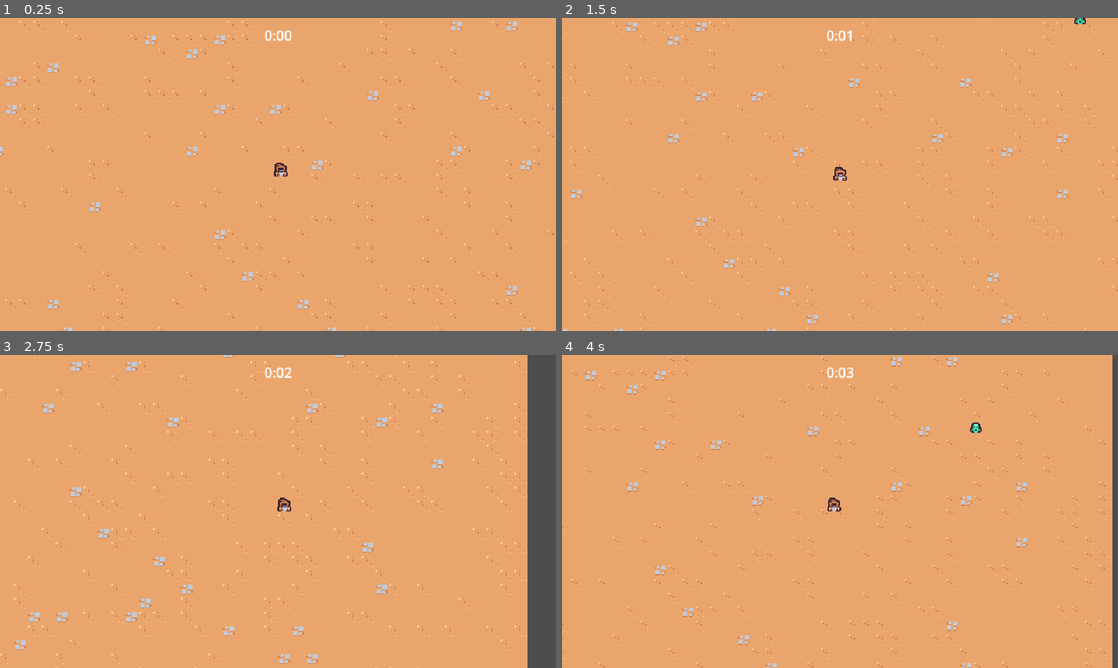
Above: before the commit, frames 1-4 (two rows, left to right).
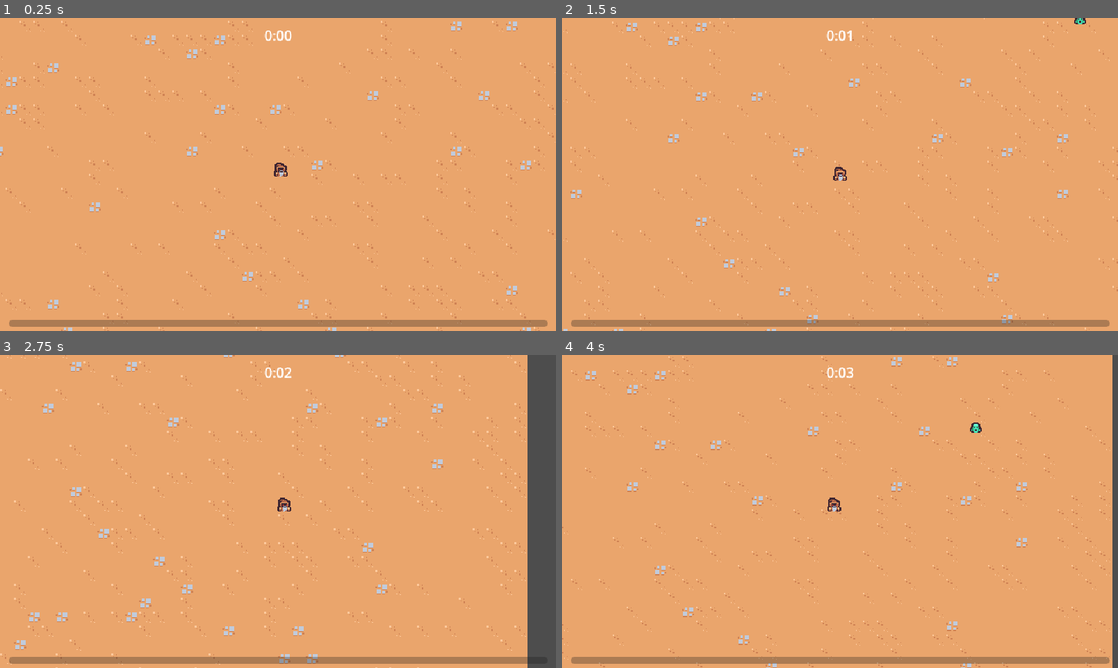
Above: after the commit, the same moments.

Repository: pH0ffmann/2DSurvivorsGame
Game: Godot game, scene res://scenes/main/main.tscn
Same seed, same stepped clock (60 frames per second), same inputs: the game is played once before the commit and once after it.
Inputs:
- Up to frame 1 (0.25 s): no input
- Up to frame 2 (1.5 s): hold D (move_right) 0.53-1.28 s; hold S (move_down) from 1.28 s (still down)
- Up to frame 3 (2.75 s): release S (move_down) at 2.03 s; hold D (move_right) from 2.03 s (still down)
- Up to frame 4 (4 s): release D (move_right) at 2.78 s; hold W (move_up) 2.78-3.53 s; hold A (move_left) from 3.53 s (still down)

The runs differ from the first frame. In frame 1, 2.1% of the frame differs, in the area x 1-99%, y 96-99%; in frame 2, 2.1%; in frame 3, 2.1%; in frame 4, 2.1%.

Commit message:
Experience bar

Diff:
--- a/project.godot
+++ b/project.godot
@@ -27,6 +27,7 @@
 
 window/size/viewport_width=640
 window/size/viewport_height=360
+window/size/mode=3
 window/size/window_width_override=1920
 window/size/window_height_override=1080
 window/stretch/mode="viewport"
--- a/scenes/game_object/experience_vial/experience_vial.gd
+++ b/scenes/game_object/experience_vial/experience_vial.gd
@@ -1,5 +1,4 @@
 extends Node2D
-
 
 
 func _ready():
--- a/scenes/main/main.tscn
+++ b/scenes/main/main.tscn
@@ -6,12 +6,16 @@
 [ext_resource type="PackedScene" uid="uid://sm7u12lppuk8" path="res://scenes/manager/enemy_manager.tscn" id="1_v2885"]
 [ext_resource type="PackedScene" uid="uid://biqn8ckw25xr2" path="res://scenes/manager/experience_manager.tscn" id="2_lux0h"]
 [ext_resource type="PackedScene" uid="uid://bektrx8ggnlot" path="res://scenes/manager/arena_time_manager.tscn" id="2_m6ust"]
+[ext_resource type="PackedScene" uid="uid://0fwmlrl4jvv7" path="res://scenes/ui/experience_bar.tscn" id="2_v02vu"]
 [ext_resource type="PackedScene" uid="uid://b06q8ag88rw65" path="res://scenes/game_object/game_camera/game_camera.tscn" id="3_u6yjy"]
 
 [node name="Main" type="Node"]
 
 [node name="ArenaTimerUI" parent="." node_paths=PackedStringArray("arena_timer_manager") instance=ExtResource("1_5lvjl")]
 arena_timer_manager = NodePath("../ArenaTimeManager")
+
+[node name="ExperienceBar" parent="." node_paths=PackedStringArray("experience_manager") instance=ExtResource("2_v02vu")]
+experience_manager = NodePath("../ExperienceManager")
 
 [node name="ExperienceManager" parent="." instance=ExtResource("2_lux0h")]
 
--- a/scenes/manager/experience_manager.gd
+++ b/scenes/manager/experience_manager.gd
@@ -1,15 +1,24 @@
 extends Node
 
+signal experience_updated(current_experience: float, target_experience: float)
+
+const TARGET_EXPERIENCE_GROWTH = 5
 var current_experience = 0
-
+var current_level = 1
+var target_experience = 5
 
 func _ready():
 	GameEvents.experience_vial_collected.connect(on_experience_vial_collected)
 
 
 func increment_experience(number: float):
-	current_experience += number
-	print(current_experience)
+	current_experience = min(current_experience + number, target_experience)
+	experience_updated.emit(current_experience, target_experience)
+	if current_experience == target_experience:
+		current_level += 1
+		target_experience += TARGET_EXPERIENCE_GROWTH
+		current_experience = 0
+		experience_updated.emit(current_experience, target_experience)
 
 
 func on_experience_vial_collected(number: float):
--- /dev/null
+++ b/scenes/ui/experience_bar.gd
@@ -0,0 +1,13 @@
+extends CanvasLayer
+
+@export var experience_manager: Node
+@onready var progress_bar = $MarginContainer/ProgressBar
+
+func _ready():
+	progress_bar.value = 0
+	experience_manager.experience_updated.connect(on_experience_updated)
+
+
+func on_experience_updated(current_experience: float, target_experience: float):
+	var percent = current_experience / target_experience
+	progress_bar.value = percent
--- /dev/null
+++ b/scenes/ui/experience_bar.tscn
@@ -0,0 +1,26 @@
+[gd_scene load_steps=2 format=3 uid="uid://0fwmlrl4jvv7"]
+
+[ext_resource type="Script" path="res://scenes/ui/experience_bar.gd" id="1_lgmy1"]
+
+[node name="ExperienceBar" type="CanvasLayer"]
+script = ExtResource("1_lgmy1")
+
+[node name="MarginContainer" type="MarginContainer" parent="."]
+anchors_preset = 15
+anchor_right = 1.0
+anchor_bottom = 1.0
+grow_horizontal = 2
+grow_vertical = 2
+mouse_filter = 2
+theme_override_constants/margin_left = 10
+theme_override_constants/margin_right = 10
+theme_override_constants/margin_bottom = 5
+
+[node name="ProgressBar" type="ProgressBar" parent="MarginContainer"]
+custom_minimum_size = Vector2(0, 8)
+layout_mode = 2
+size_flags_vertical = 8
+mouse_filter = 2
+max_value = 1.0
+value = 0.5
+show_percentage = false
Not shown: 1 places in scenes/main/main.tscn that only renumber resources
